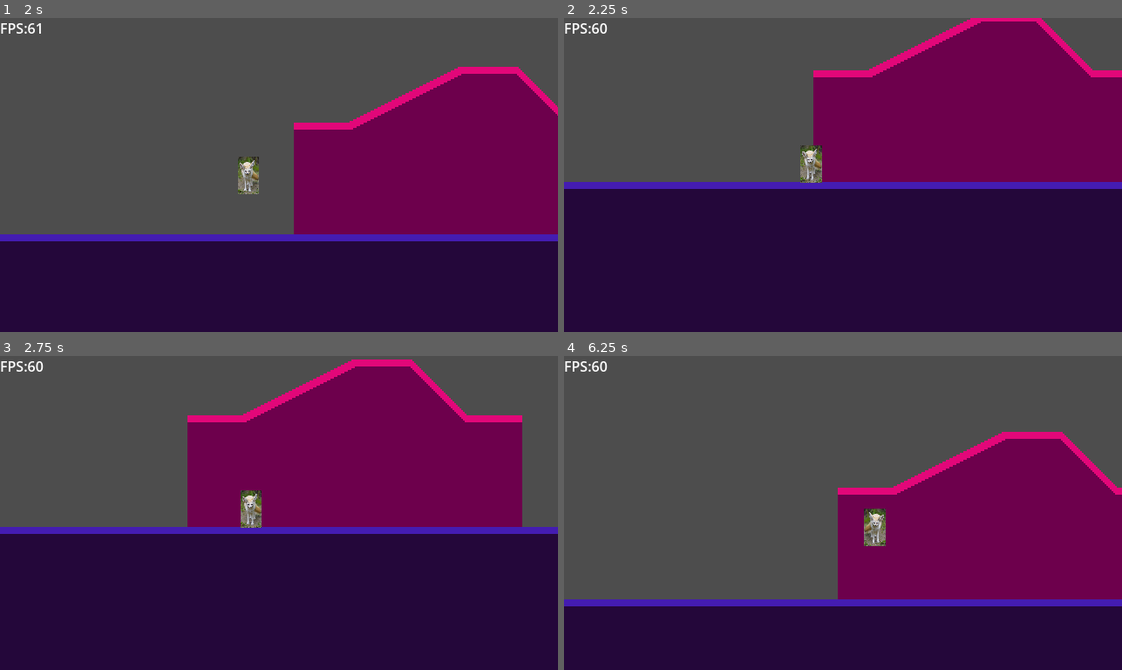
Above: before the commit, frames 1-4 (two rows, left to right).
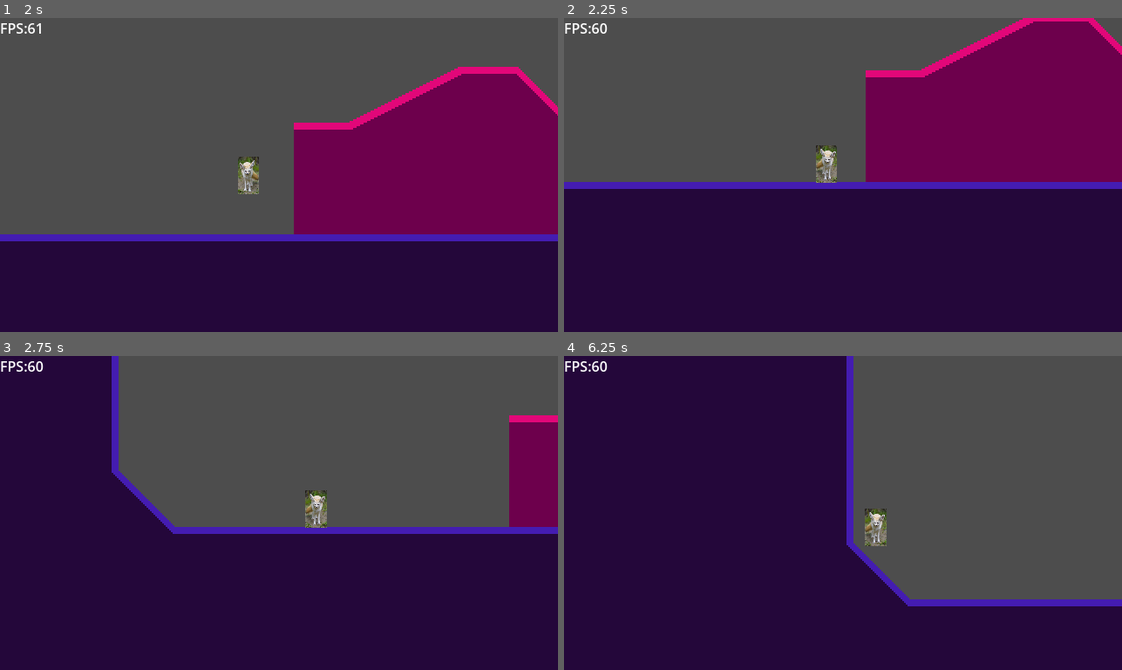
Above: after the commit, the same moments.

Repository: DraethPlace/FencWorks
Game: Godot game, scene res://Scenes/Base Level.tscn
Two runs of this game, one before a commit and one after it. Both use one fixed random seed, a clock stepped at 60 frames per second and the inputs below.
Inputs:
- Up to frame 1 (2 s): hold Down (crouch) 0.53-1.28 s; hold Right (right) from 0.53 s (still down); tap Z (jump) at 0.77, 1.52 s; tap Down (crouch) at 1.35 s
- Up to frame 2 (2.25 s): release Right (right) at 2.03 s; hold Left (left) from 2.03 s (still down); hold Shift (machdash) from 2.03 s (still down)
- Up to frame 3 (2.75 s): keep holding Left (left); keep holding Shift (machdash); tap Down (crouch) at 2.3 s
- Up to frame 4 (6.25 s): release Left (left) at 2.78 s; release Shift (machdash) at 2.78 s; hold Right (right) 2.78-4.28 s; tap Down (crouch) at 2.85, 4.55, 5.85 s; tap Z (jump) at 3.02, 3.77, 4.52, 6.02 s; hold Down (crouch) 3.53-4.28 s; hold Left (left) 4.28-5.03 s; tap Shift (machdash) at 4.35 s; hold Right (right) 5.03-5.78 s; hold Down (crouch) 5.03-5.78 s; hold Left (left) from 5.78 s (still down)

Frame 1 is identical in both runs. In frame 2, 7.6% of the frame differs, in the area x 42-100%, y 0-53%; in frame 3, 40%; in frame 4, 63%, in the area x 0-100%, y 0-80%.

Commit message:
h

Diff:
--- a/Scripts/Player/360 Movement.gd
+++ b/Scripts/Player/360 Movement.gd
@@ -29,7 +29,6 @@
 #Mach 5 = 750
 
 func _physics_process(delta):
-	var MachTween = get_tree().create_tween()
 	# Handle physics
 	if not is_on_floor() or not WallTouch == 0:
 		if Midair <1:
@@ -86,7 +85,7 @@
 
 	# Code for changing speed around
 	var Dir = Input.get_axis("left", "right")
-	if Dir and (((CtrlLock == "L" or WallTouch == 1) and Input.is_action_pressed("right")) or ((CtrlLock == "R" or WallTouch ==-1) and Input.is_action_pressed("left")) or (CtrlLock == "N")) and not crouch == "S":
+	if Dir and (((CtrlLock == "L" or WallTouch == -1) and Input.is_action_pressed("right")) or ((CtrlLock == "R" or WallTouch ==1) and Input.is_action_pressed("left")) or (CtrlLock == "N")) and not crouch == "S":
 		if (not (Speed/(abs(Speed)*Dir)) == 1) and abs(Speed)> 50:
 			if dash == 0:
 				Speed +=  Dir*Acceleration*2 * ((int(not WallTouch == 0)+1)*2)
@@ -98,12 +97,12 @@
 					MachTurn = 1
 				else:
 					CtrlLock = "N"
-					MachTween.tween_property(self , "Speed", roundf(PrevSpeed*0.5), TurnSpeed)
-				if abs(Speed) <= abs(PrevSpeed*0.5)+3:
+					Speed = (lerpf(roundf(Speed), roundf(PrevSpeed*0.2), TurnSpeed))
+				if abs(Speed) <= abs(PrevSpeed*0.2)+3:
 					MachTurn = 2
 				if MachTurn == 2:
 					if not abs(Speed) >= abs(PrevSpeed-10):
-						MachTween.tween_property(self, "Speed", roundf(-(PrevSpeed+((((int(LR=="L")*2)-1)*10)))), 0.8)
+						Speed = round(lerpf(roundf(Speed), roundf(-(PrevSpeed+((((int(LR=="L")*2)-1)*10)))), 0.8))
 					else:
 						Speed= -PrevSpeed
 						MachTurn=0
@@ -218,10 +217,8 @@
 				Speed = 50 *((int(VelLR=="L")*2)-1)
 			else:
 				set_up_direction(Vector2.UP)
-				velocity.y = 100
+				velocity.y = 75
 				Speed = 75 *((int(LR=="L")*2)-1)
-				SensorDir = "D"
-				set_up_direction(Vector2.UP)
 	else:
 		floor_max_angle=180
 #func _process(delta):
